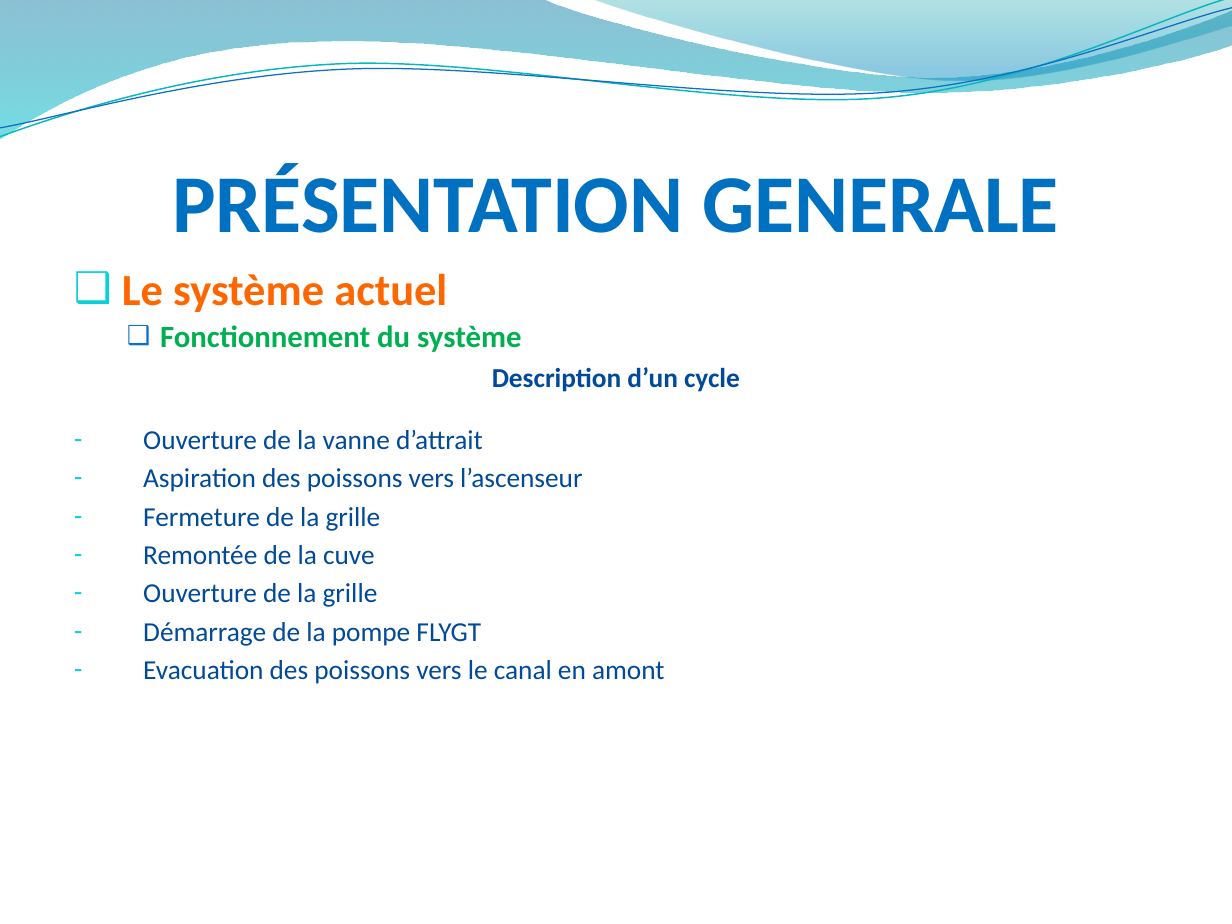
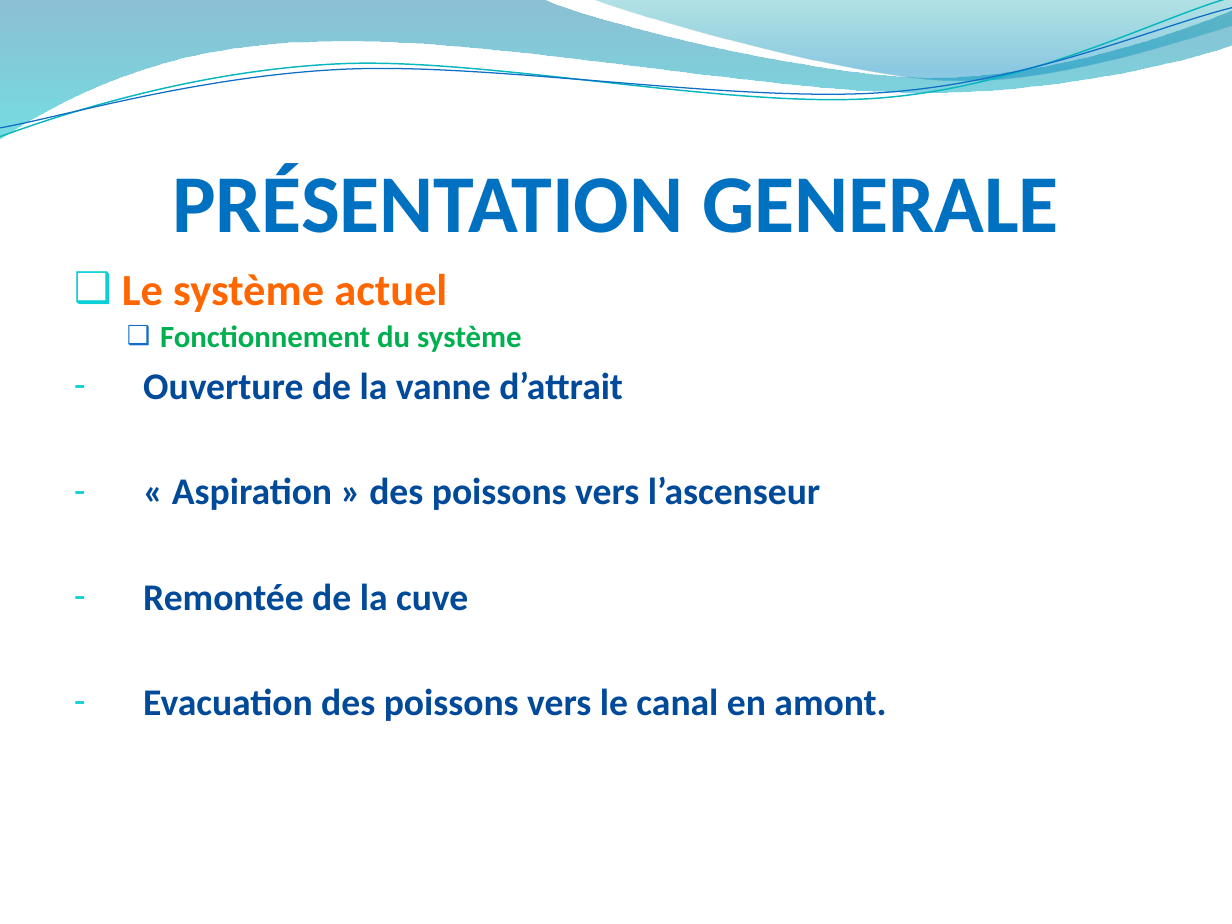
Before and after one commit to hardware/AscenseurPoissons, a slide deck: slide 5 of REVUES/REVUE ANALYSE/RevueAnalysePPT.pptx. Drawn at 1232x924 pixels with LibreOffice and Linux fonts; fonts in the diff are those of the drawing; background and template pictures are left out. Boxes give left, top, right and bottom in pixels: in the first picture for what was removed or moved away, otherwise in the second. Text is boxed around its words. In the diff, an @@ line names an element or a change of style, - is before the commit and + after.

Commit message:
MAJ PPT

```diff
--- a/REVUES/REVUE ANALYSE/RevueAnalysePPT.pptx
+++ b/REVUES/REVUE ANALYSE/RevueAnalysePPT.pptx
@@ text at bbox=[143, 371, 623, 611]: size 16 to 22 pt, bold on in "Ouverture de la vanne d’attrait", "Remontée de la cuve"; more space between paragraphs @@
@@ text at bbox=[492, 367, 740, 392]: paragraph removed @@
-Description d’un cycle
@@ text at bbox=[172, 477, 820, 510]: text changed; size 16 to 22 pt; bold on @@
-– Aspiration des poissons vers l’ascenseur
-– Fermeture de la grille
+– « Aspiration » des poissons vers l’ascenseur
@@ text at bbox=[143, 688, 886, 721]: text changed; size 16 to 22 pt; bold on @@
-– Ouverture de la grille
-– Démarrage de la pompe FLYGT
-– Evacuation des poissons vers le canal en amont
+– Evacuation des poissons vers le canal en amont.
```
Also in this commit, not shown: 8 other slides changed, 1 slide added, 3 slides removed.
